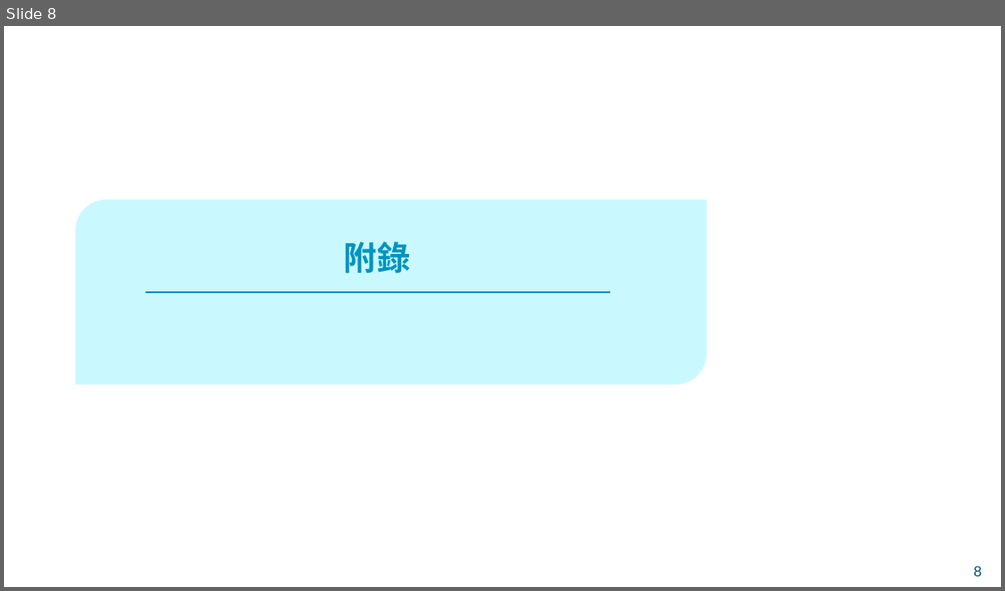
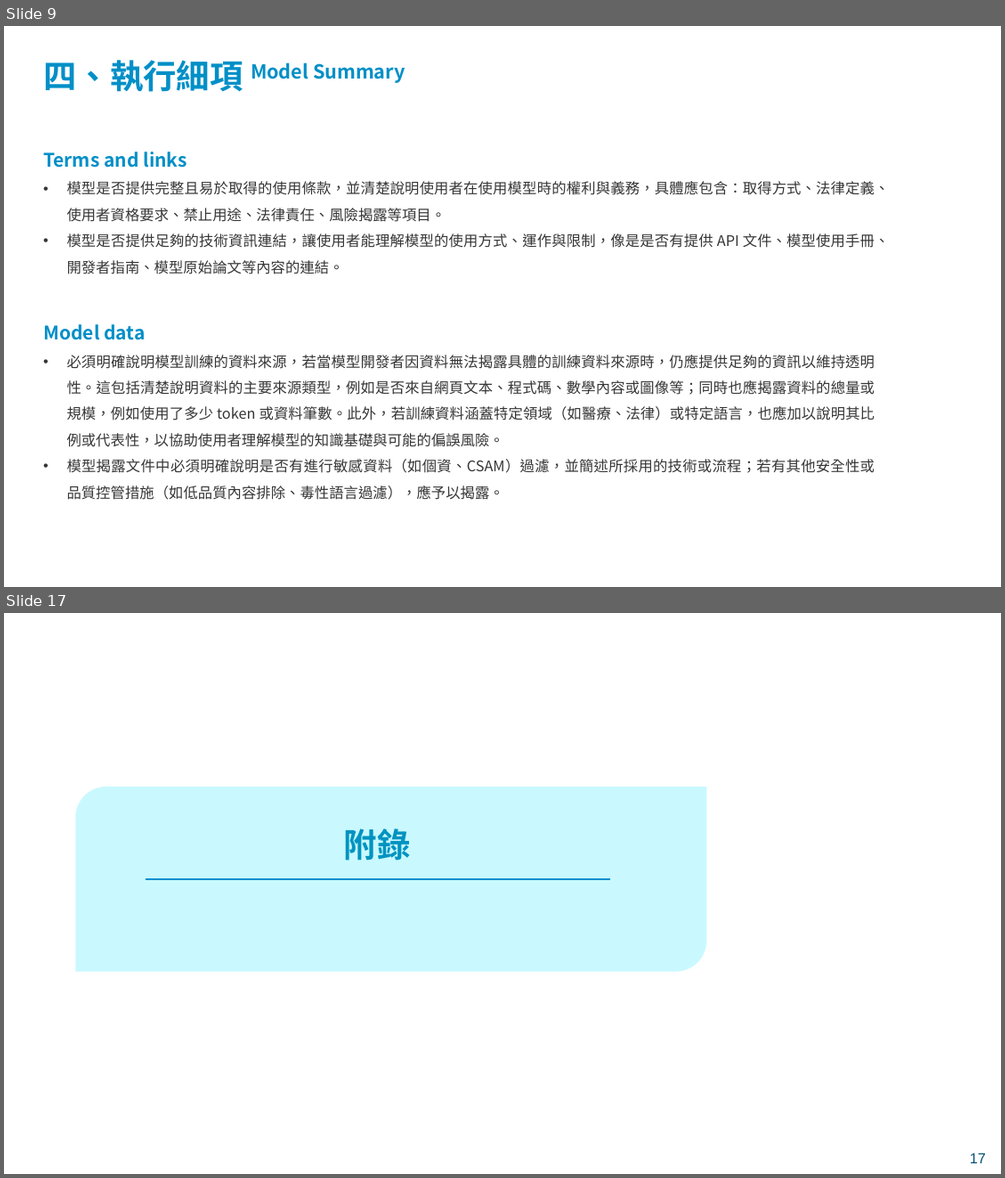
Before and after one commit to xinhuang0716/LLM_Assessment_Fubon, a slide deck: 模型評測機制 - 透明性.pptx. Shown one above the other, each under a label of ours: slide 8 before the commit, slides 9 and 17 after it; the slides between them are not shown. The pictures are 1005x591 and 1005x1178 pixels, drawn with LibreOffice and Linux fonts; fonts in the diff are those of the drawing; background and template pictures are left out. Boxes give left, top, right and bottom in pixels: in the first picture for what was removed or moved away, otherwise in the second. Text is boxed around its words. In the diff, an @@ line names an element or a change of style, - is before the commit and + after.

```diff
--- a/模型評測機制 - 透明性.pptx
+++ b/模型評測機制 - 透明性.pptx
@@ slide 9 added at (4, 26, 1001, 587), background picture (left out) @@
@@ text added at (43, 60, 405, 92), 32 pt, text #008FC7, bold @@
+四、執行細項 Model Summary
@@ text added at (43, 151, 890, 274), 14 pt, text #363636 @@
+Terms and links
+• 模型是否提供完整且易於取得的使用條款，並清楚說明使用者在使用模型時的權利與義務，具體應包含：取得方式、法律定義、使用者資格要求、禁止用途、法律責任、風險揭露等項目。
+• 模型是否提供足夠的技術資訊連結，讓使用者能理解模型的使用方式、運作與限制，像是是否有提供 API 文件、模型使用手冊、開發者指南、模型原始論文等內容的連結。
@@ text added at (43, 324, 875, 499), 14 pt, text #363636 @@
+Model data
+• 必須明確說明模型訓練的資料來源，若當模型開發者因資料無法揭露具體的訓練資料來源時，仍應提供足夠的資訊以維持透明性。這包括清楚說明資料的主要來源類型，例如是否來自網頁文本、程式碼、數學內容或圖像等；同時也應揭露資料的總量或規模，例如使用了多少 token 或資料筆數。此外，若訓練資料涵蓋特定領域（如醫療、法律）或特定語言，也應加以說明其比例或代表性，以協助使用者理解模型的知識基礎與可能的偏誤風險。
+• 模型揭露文件中必須明確說明是否有進行敏感資料（如個資、CSAM）過濾，並簡述所採用的技術或流程；若有其他安全性或品質控管措施（如低品質內容排除、毒性語言過濾），應予以揭露。
@@ what was slide 8 is now slide 17 @@
@@ page number at (970, 1152, 986, 1163): text changed @@
-8
+17
```
Also in this commit, not shown: 5 slides changed, 13 other slides added, 3 slides removed.
